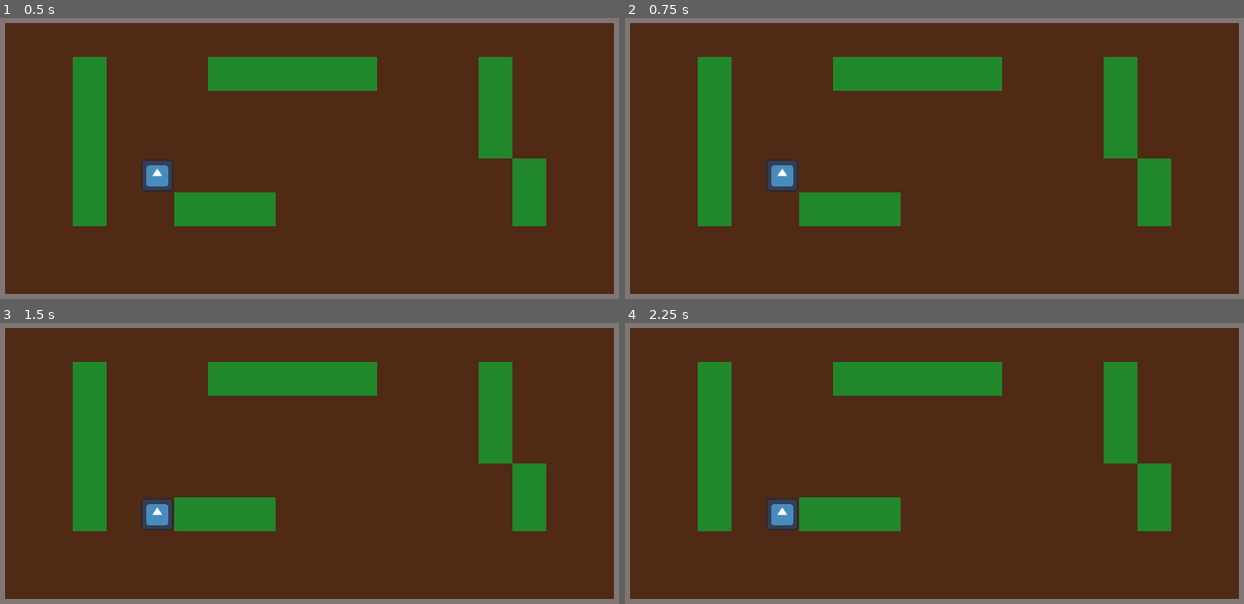
Above: before the commit, frames 1-4 (two rows, left to right).
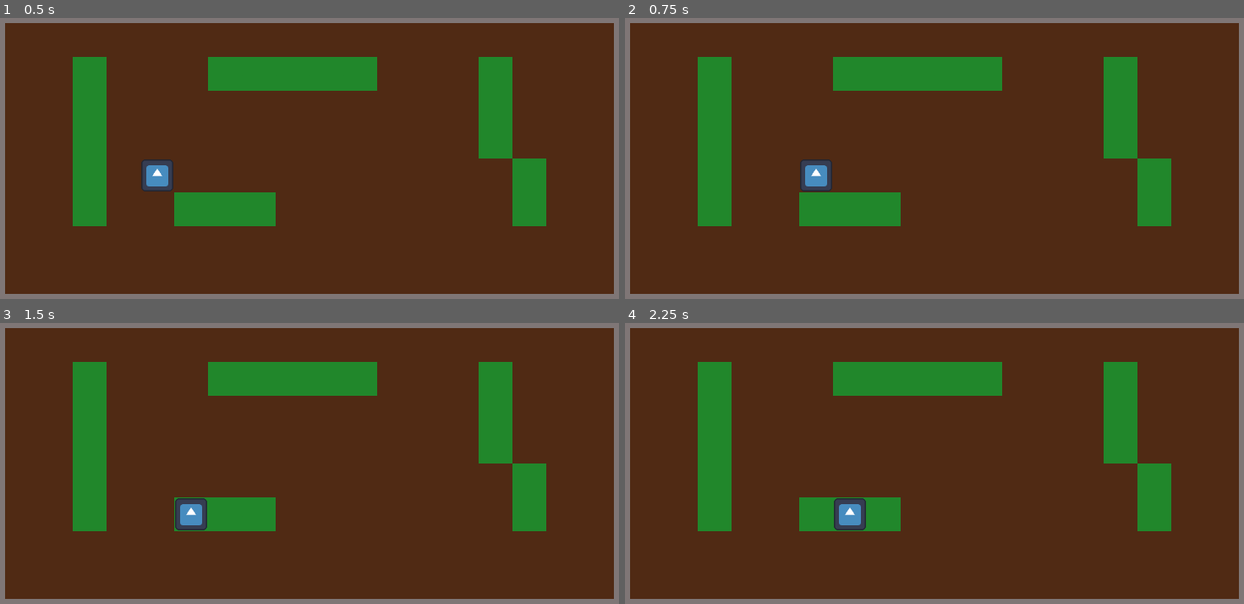
Above: after the commit, the same moments.

Repository: tierriminator/bombyboi
Game: Godot game, scene res://map.tscn
Two runs of this game, one before a commit and one after it. Both use one fixed random seed, a clock stepped at 60 frames per second and the inputs below. The engine's default icon, where the game draws it, is replaced by a stand-in: a white triangle on a blue panel in a dark square.
Inputs:
- Up to frame 1 (0.5 s): no input
- Up to frame 2 (0.75 s): tap Enter at 0.5 s; hold D (p1_move_right) from 0.53 s (still down)
- Up to frame 3 (1.5 s): tap Space at 1.25 s; release D (p1_move_right) at 1.28 s; hold S (p1_move_down) from 1.28 s (still down)
- Up to frame 4 (2.25 s): tap Enter at 2 s; release S (p1_move_down) at 2.03 s; hold D (p1_move_right) from 2.03 s (still down)

Frame 1 is identical in both runs. In frame 2, 1.2% of the frame differs, in the area x 22-34%, y 50-62%; in frame 3, 1.2%, in the area x 22-34%, y 62-74%; in frame 4, 1.2%.

Commit message:
collision added

Diff:
--- a/bombyboi/player.gd
+++ b/bombyboi/player.gd
@@ -6,12 +6,24 @@
 
 @onready var terrainmap_path := get_node("/root/Map/Terrain")
 
+func check_terrain(p_movedir: Vector2i) -> TileData:
+	return terrainmap_path.get_cell_tile_data(p_movedir)
 
 func _physics_process(delta: float) -> void:
-	# Get the input direction and handle the movement/deceleration.
-	# As good practice, you should replace UI actions with custom gameplay actions.
+	var movedir: Vector2i
+	if Input.is_action_just_pressed("p1_move_down"):
+		movedir = Vector2i(0,1)
+	elif Input.is_action_just_pressed("p1_move_up"):
+		movedir = Vector2i(0,-1)
+	elif Input.is_action_just_pressed("p1_move_right"):
+		movedir = Vector2i(1,0)
+	elif Input.is_action_just_pressed("p1_move_left"):
+		movedir = Vector2i(-1,0)
+	else:
+		movedir = Vector2i(0,0)
+
 	map_position = playermap_path.local_to_map(position)
-	if Input.is_action_just_pressed("p1_move_down"):
-		print(map_position)
-		set_position(playermap_path.map_to_local(map_position + Vector2i(0,1)))
+	movedir = map_position + movedir
+	if check_terrain(movedir).get_collision_polygons_count(0) == 0:
+		set_position(playermap_path.map_to_local(movedir))
 #	move_and_slide()
